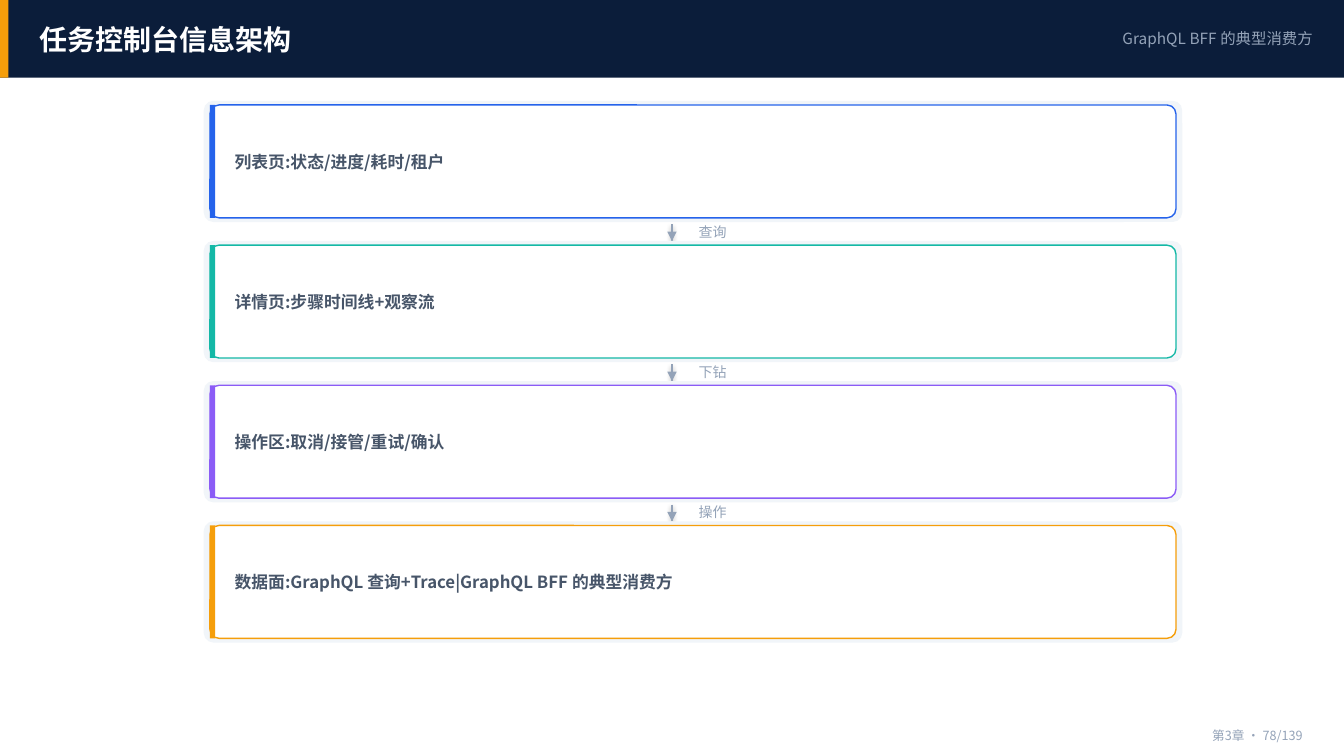
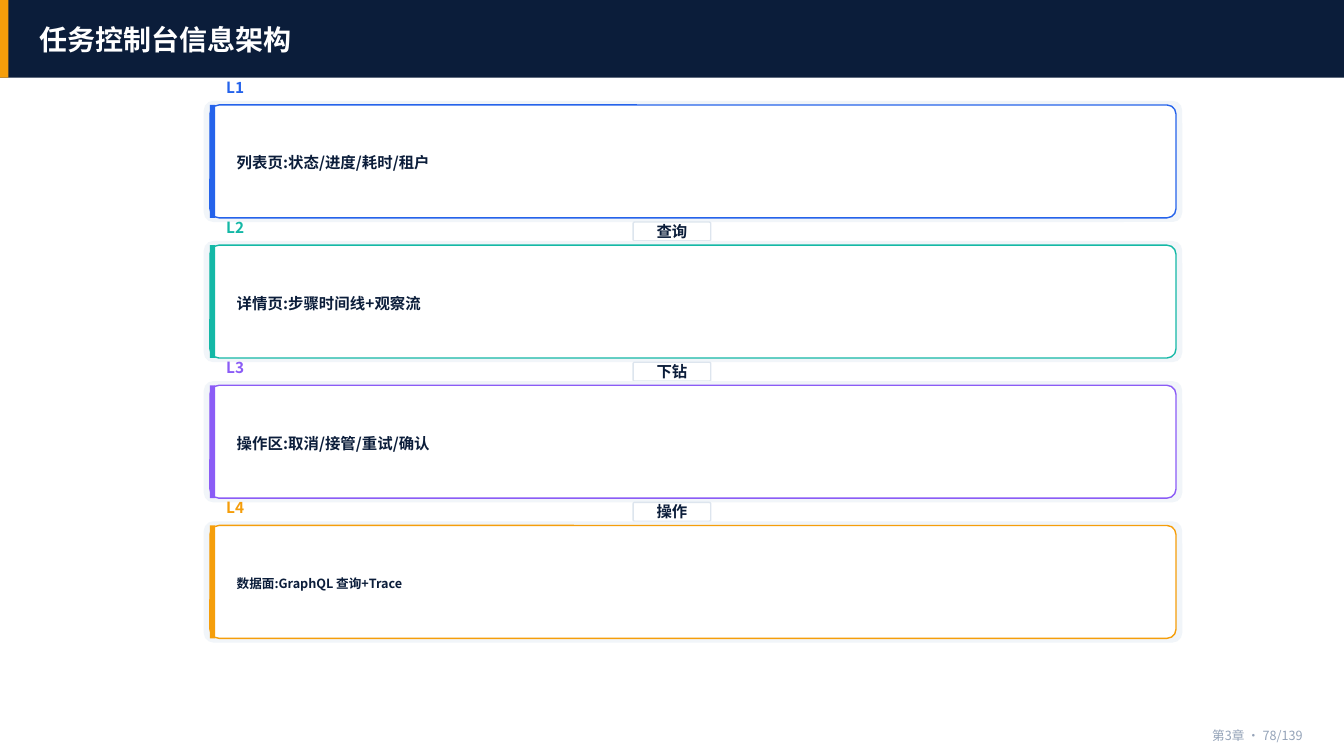
Before and after one commit to tianqiongenze/ai-agent-bootcamp-course, a slide deck: slide 78 of 03-课件PPT/第3章-Agent Loop.pptx. Drawn at 1344x756 pixels with LibreOffice and Linux fonts; fonts in the diff are those of the drawing. Boxes give left, top, right and bottom in pixels: in the first picture for what was removed or moved away, otherwise in the second. Text is boxed around its words. In the diff, an @@ line names an element or a change of style, - is before the commit and + after.

```diff
--- a/03-课件PPT/第3章-Agent Loop.pptx
+++ b/03-课件PPT/第3章-Agent Loop.pptx
@@ text removed at (x1=1122, y1=31, x2=1313, y2=48) @@
-GraphQL BFF 的典型消费方
@@ text added at (x1=226, y1=77, x2=244, y2=93), 11 pt, text #2563EB, bold @@
+L1
@@ text added at (x1=226, y1=218, x2=244, y2=233), 11 pt, text #14B8A6, bold @@
+L2
@@ text "查询" moved from (x1=699, y1=225, x2=727, y2=238) to (x1=657, y1=224, x2=688, y2=238) @@
@@ rounded rectangle added at (x1=633, y1=222, x2=711, y2=241), fill #FFFFFF, outline #DDE5EE 1 pt @@
@@ line (673, 224) - (673, 241): stroke #94A3B8 1.2 pt to #475569 1.4 pt @@
@@ text added at (x1=226, y1=358, x2=244, y2=373), 11 pt, text #8B5CF6, bold @@
+L3
@@ size 12 to 11 pt, text colour #475569 to #0B1D3A; line spacing 1 to 1.15 in 3 elements at (x1=237, y1=154, x2=430, y2=171), (x1=237, y1=296, x2=421, y2=311), (x1=237, y1=436, x2=430, y2=452) @@
@@ text "下钻" moved from (x1=699, y1=365, x2=727, y2=378) to (x1=657, y1=364, x2=688, y2=379) @@
@@ rounded rectangle added at (x1=633, y1=362, x2=711, y2=381), fill #FFFFFF, outline #DDE5EE 1 pt @@
@@ line (673, 364) - (673, 381): stroke #94A3B8 1.2 pt to #475569 1.4 pt @@
@@ text added at (x1=226, y1=498, x2=244, y2=513), 11 pt, text #F59E0B, bold @@
+L4
@@ size 10 to 11 pt, text colour #94A3B8 to #0B1D3A, bold on; alignment left to centre in 3 elements at (x1=657, y1=224, x2=688, y2=238), (x1=657, y1=364, x2=688, y2=379), (x1=657, y1=504, x2=688, y2=519) @@
@@ text "操作" moved from (x1=699, y1=505, x2=727, y2=518) to (x1=657, y1=504, x2=688, y2=519) @@
@@ rounded rectangle added at (x1=633, y1=502, x2=711, y2=521), fill #FFFFFF, outline #DDE5EE 1 pt @@
@@ line (673, 505) - (673, 521): stroke #94A3B8 1.2 pt to #475569 1.4 pt @@
@@ fill #94A3B8 to #475569 in 3 elements at (x1=667, y1=232, x2=677, y2=241), (x1=667, y1=372, x2=677, y2=381), (x1=667, y1=512, x2=677, y2=521) @@
@@ text at (x1=237, y1=577, x2=402, y2=591): text changed; size 12 to 9 pt; text colour #475569 to #0B1D3A @@
-数据面:GraphQL 查询+Trace|GraphQL BFF 的典型消费方
+数据面:GraphQL 查询+Trace
```
Also in this commit, not shown: 29 other slides changed, 37 other files.
